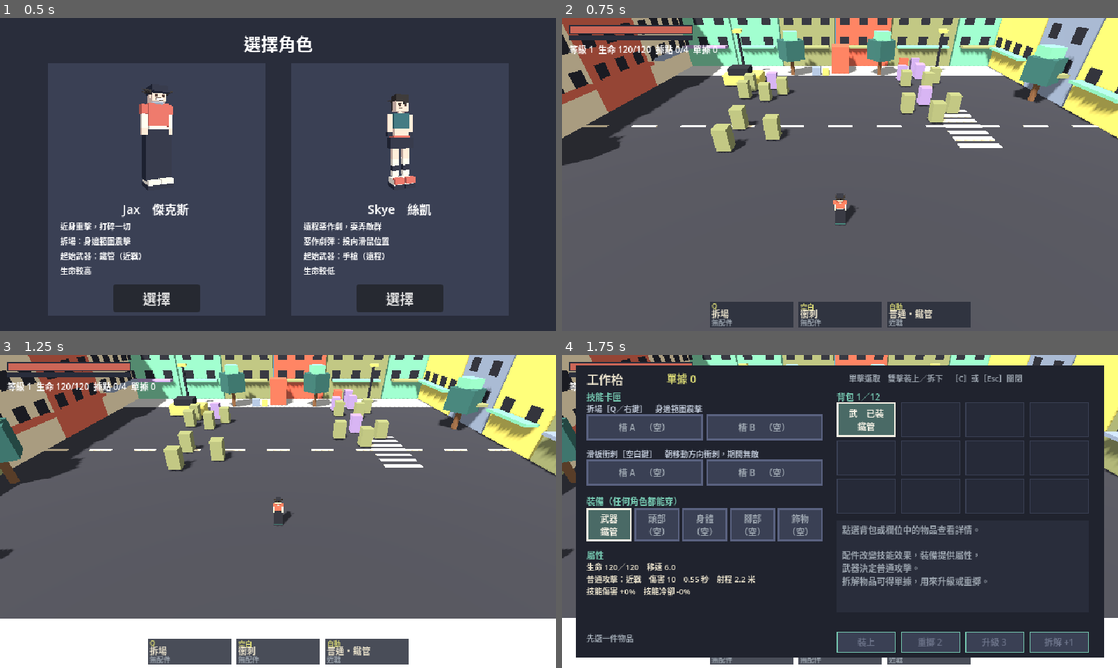
Above: before the commit, frames 1-4 (two rows, left to right).
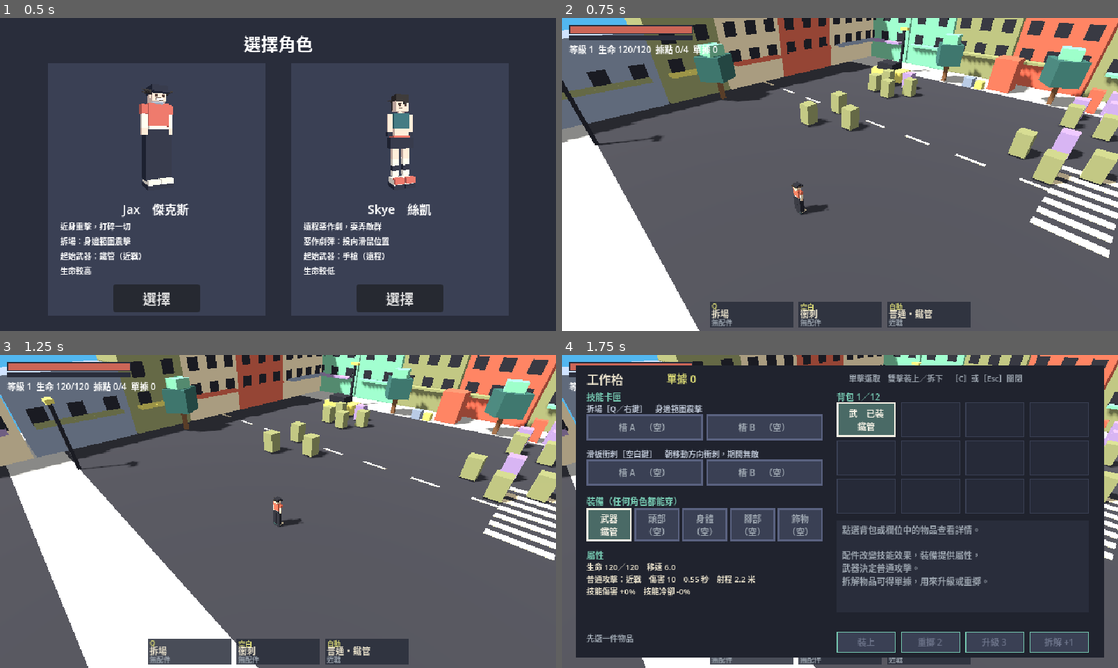
Above: after the commit, the same moments.

Repository: yauchai2/Game-Lab-2
Game: Godot game, scene res://game/select.tscn
Two runs of this game, one before a commit and one after it. Both use one fixed random seed, a clock stepped at 60 frames per second and the inputs below.
Inputs (mouse positions are in pixels of both pictures, inside the frame that each line leads up to):
- Up to frame 1 (0.5 s): no input
- Up to frame 2 (0.75 s): click "選擇" at 0.5 s
- Up to frame 3 (1.25 s): no input
- Up to frame 4 (1.75 s): tap Enter at 1.25 s; move the mouse to (962, 495) at 1.27 s; hold D from 1.28 s (still down); tap C at 1.35 s; click (962, 495) at 1.42 s; tap Space at 1.52 s

Frame 1 is identical in both runs. In frame 2, 41% of the frame differs, in the area x 0-100%, y 0-100%; in frame 3, 49%; in frame 4, 8.0%.

Commit message:
鏡頭改為 45 度斜向等距俯視：領前跟隨、滾輪縮放、頭目戰拉遠，移動方向跟鏡頭
Co-Authored-By: Claude Sonnet 5.5 <noreply@anthropic.com>
Claude-Session: https://claude.ai/code/session_018tqqU7rwEZ4u67toavQ9ri

Diff:
--- a/game/scripts/camera_follow.gd
+++ b/game/scripts/camera_follow.gd
@@ -1,21 +1,52 @@
 extends Camera3D
+## 固定 45 度斜向等距俯視（不能轉），但鏡頭會平滑跟隨、移動時稍微領前、
+## 頭目戰自動拉遠，並可用滾輪縮放。
 
 @export var follow: Node3D
 @export var offset := Vector3(0, 8.6, 12.3)
 @export var smoothing := 8.0
+@export var yaw_deg := 45.0
+@export var lead_distance := 1.6
+@export var zoom_min := 0.6
+@export var zoom_max := 1.7
+@export var boss_zoom := 1.35
 
 var shake := 0.0
+var zoom := 1.0
+var zoom_goal := 1.0
+var boss_blend := 0.0
+var lead := Vector3.ZERO
 
 func add_shake(amount: float) -> void:
 	shake = maxf(shake, amount)
 
 func _ready() -> void:
+	rotation.y = deg_to_rad(yaw_deg)
 	if follow:
-		global_position = follow.global_position + offset
+		global_position = follow.global_position + _rotated_offset()
+
+func _rotated_offset() -> Vector3:
+	return Basis(Vector3.UP, deg_to_rad(yaw_deg)) * offset * zoom
+
+func _unhandled_input(event: InputEvent) -> void:
+	if event is InputEventMouseButton and event.pressed:
+		if event.button_index == MOUSE_BUTTON_WHEEL_UP:
+			zoom_goal = clampf(zoom_goal - 0.1, zoom_min, zoom_max)
+		elif event.button_index == MOUSE_BUTTON_WHEEL_DOWN:
+			zoom_goal = clampf(zoom_goal + 0.1, zoom_min, zoom_max)
 
 func _process(delta: float) -> void:
 	if follow:
-		var goal := follow.global_position + offset
+		var boss: Variant = get_parent().get("boss")
+		var boss_fight: bool = boss != null and is_instance_valid(boss) and boss.hp > 0 and boss.awake
+		boss_blend = move_toward(boss_blend, 1.0 if boss_fight else 0.0, delta * 0.5)
+		zoom = lerpf(zoom, zoom_goal, 1.0 - exp(-6.0 * delta))
+		var vel: Vector3 = follow.velocity if "velocity" in follow else Vector3.ZERO
+		vel.y = 0.0
+		var lead_goal := vel.normalized() * lead_distance if vel.length() > 0.5 else Vector3.ZERO
+		lead = lead.lerp(lead_goal, 1.0 - exp(-3.0 * delta))
+		var dist := lerpf(1.0, boss_zoom, boss_blend)
+		var goal := follow.global_position + lead + _rotated_offset() * dist
 		global_position = global_position.lerp(goal, 1.0 - exp(-smoothing * delta))
 	shake = move_toward(shake, 0.0, delta * 1.5)
 	h_offset = randf_range(-1.0, 1.0) * shake
--- a/game/scripts/jax.gd
+++ b/game/scripts/jax.gd
@@ -444,7 +444,7 @@
 			else:
 				dash(_pick_point(get_viewport().get_mouse_position()))
 
-# WASD（或方向鍵）移動：鏡頭固定朝北，W＝畫面上方。
+# WASD（或方向鍵）移動：W＝畫面上方（鏡頭斜 45 度，所以世界方向跟鏡頭轉）。
 func _move_input() -> Vector3:
 	var v := Vector3.ZERO
 	if Input.is_physical_key_pressed(KEY_W) or Input.is_physical_key_pressed(KEY_UP):
@@ -455,6 +455,9 @@
 		v.x -= 1.0
 	if Input.is_physical_key_pressed(KEY_D) or Input.is_physical_key_pressed(KEY_RIGHT):
 		v.x += 1.0
+	var cam := get_viewport().get_camera_3d()
+	if cam:
+		v = Basis(Vector3.UP, cam.global_rotation.y) * v
 	return v.normalized()
 
 func _pick_point(screen_pos: Vector2) -> Variant:
Not shown, changed: docs/guides/godot-setup.md
